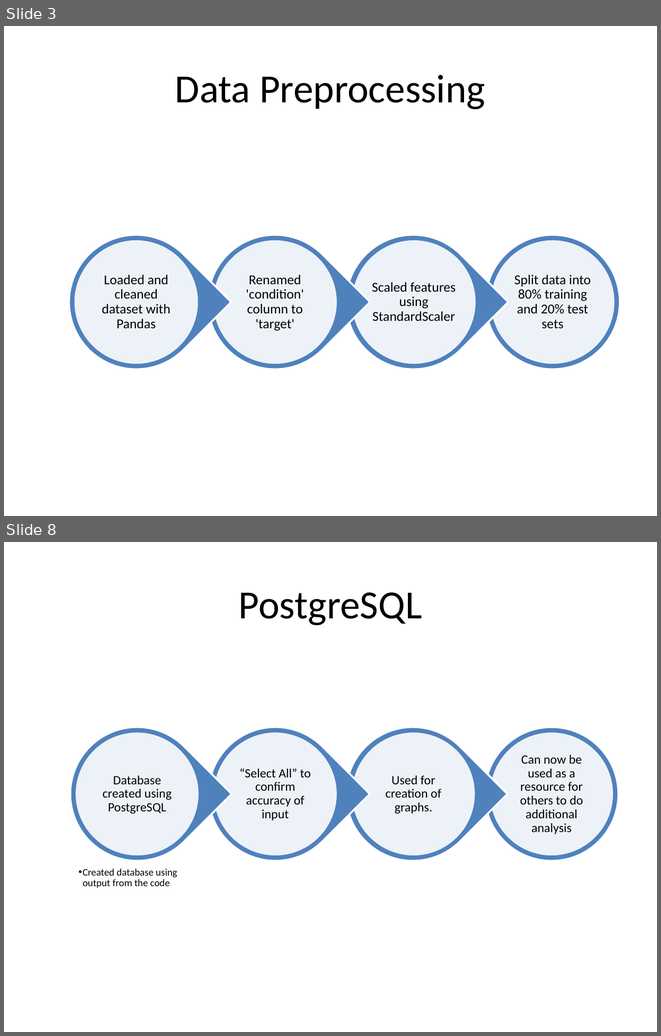
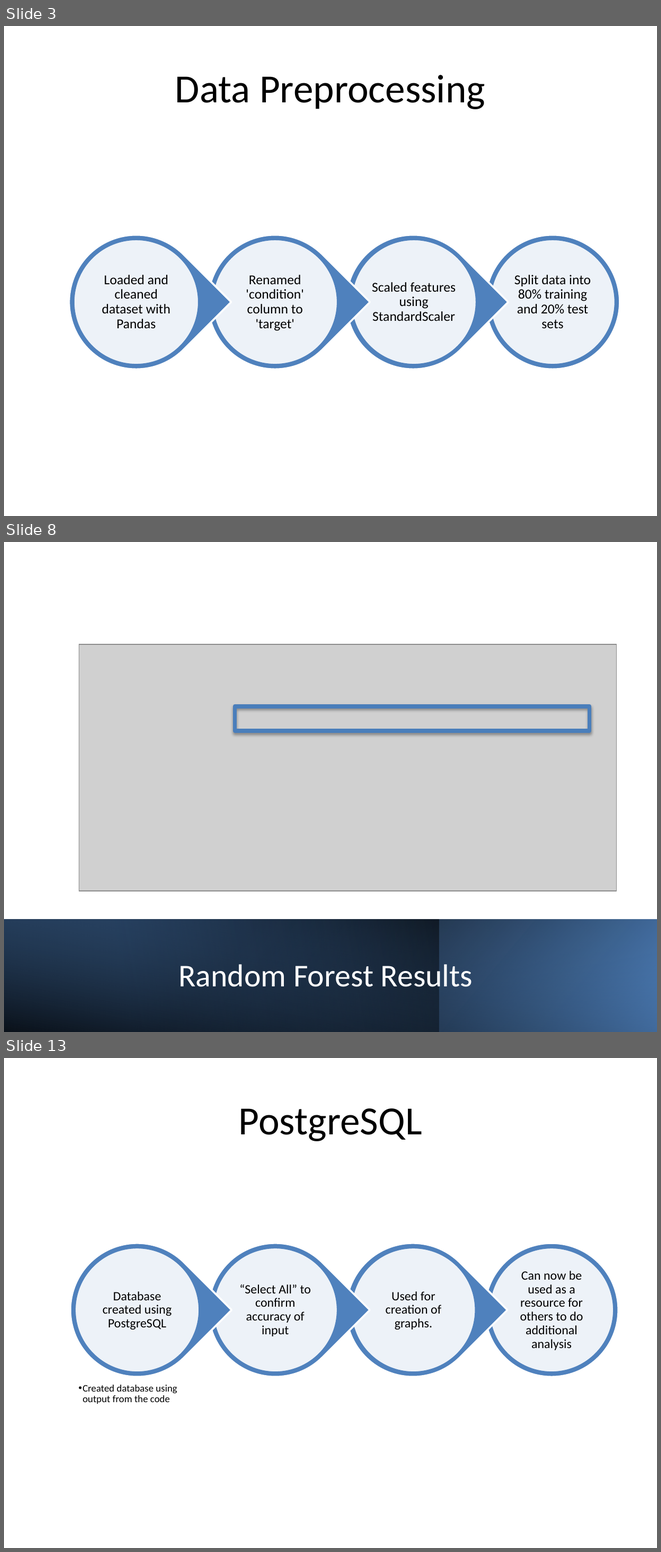
Before and after one commit to AndreaLHazzard/Heart_Disease_Predictor, a slide deck: Heart_Disease_Model_Presentation.pptx. Shown one above the other, each under a label of ours: slides 3 and 8 before the commit, slides 3, 8 and 13 after it; the slides between them are not shown. The pictures are 661x1036 and 661x1552 pixels, drawn with LibreOffice and Linux fonts; fonts in the diff are those of the drawing; grey boxes stand for pictures. Boxes give left, top, right and bottom in pixels: in the first picture for what was removed or moved away, otherwise in the second. Text is boxed around its words. In the diff, an @@ line names an element or a change of style, - is before the commit and + after.

```diff
--- a/Heart_Disease_Model_Presentation.pptx
+++ b/Heart_Disease_Model_Presentation.pptx
@@ slide 8 added at <box>4,542,657,1032</box>, background #FFFFFF @@
@@ picture added at <box>79,644,617,891</box> @@
@@ rectangle added at <box>235,706,589,731</box>, outline #4B7EBC 4.5 pt @@
@@ rectangle added at <box>4,919,657,1032</box>, fill gradient #000000 to #4F81BD @@
@@ rectangle added at <box>4,919,439,1032</box>, fill gradient #376092 to #000000 @@
@@ rectangle added at <box>4,919,657,1032</box>, fill gradient #000000 to #4F81BD @@
@@ title added at <box>178,960,473,994</box>, 35 pt, text #FFFFFF @@
+Random Forest Results
@@ what was slide 8 is now slide 13 @@
```
Also in this commit, not shown: 14 slides changed, 5 other slides added, 4 slides removed.
